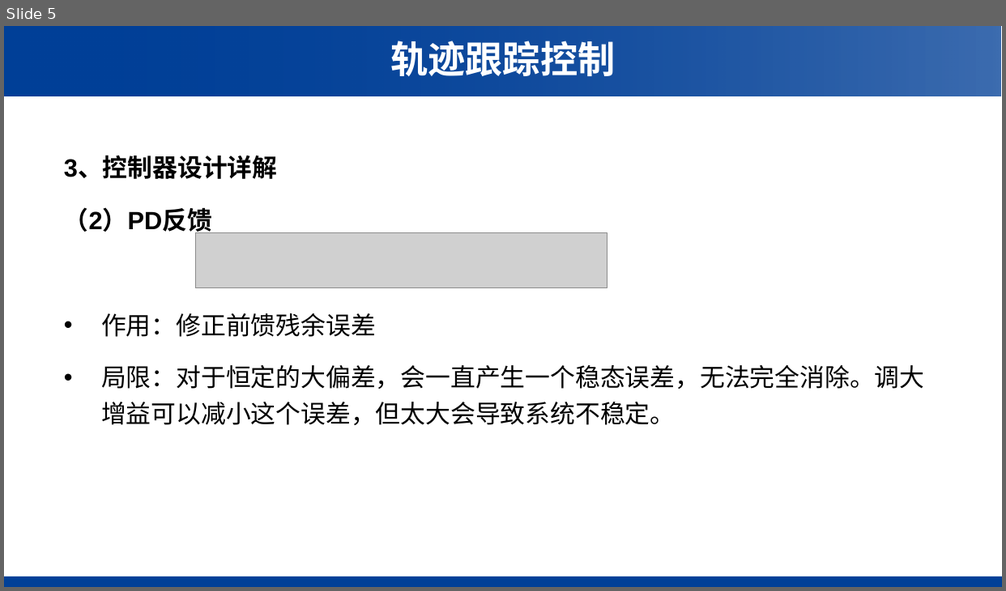
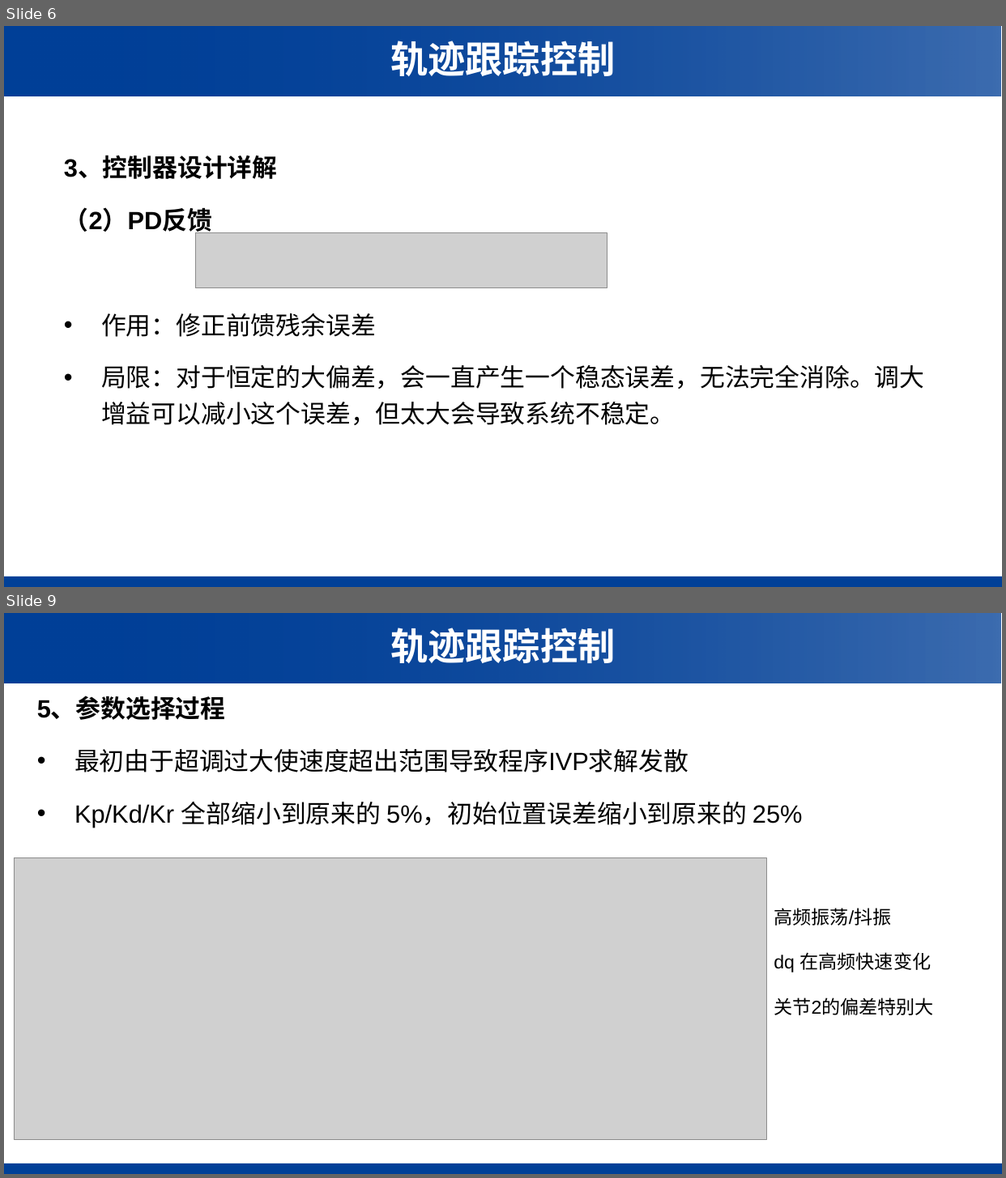
Before and after one commit to kuixuanji/NumericalAnalysis, a slide deck: 参数不准动力学建模.pptx. Shown one above the other, each under a label of ours: slide 5 before the commit, slides 6 and 9 after it; the slides between them are not shown. The pictures are 1006x591 and 1006x1178 pixels, drawn with LibreOffice and Linux fonts; fonts in the diff are those of the drawing; grey boxes stand for pictures; background and template pictures are left out. Boxes give left, top, right and bottom in pixels: in the first picture for what was removed or moved away, otherwise in the second. Text is boxed around its words. In the diff, an @@ line names an element or a change of style, - is before the commit and + after.

Commit message:
参数不准代码与ppt更新

```diff
--- a/参数不准动力学建模.pptx
+++ b/参数不准动力学建模.pptx
@@ slide 9 added at <box>4,613,1002,1174</box>, background #FFFFFF; not listed: 3 template elements that a slide beside it also shows @@
@@ text added at <box>390,628,615,663</box>, 36 pt, text #FFFFFF, bold @@
+轨迹跟踪控制
@@ text added at <box>37,697,803,827</box>, 24 pt, text #000000 @@
+5、参数选择过程
+• 最初由于超调过大使速度超出范围导致程序IVP求解发散
+• Kp/Kd/Kr 全部缩小到原来的 5%，初始位置误差缩小到原来的 25%
@@ picture added at <box>14,858,766,1140</box> @@
@@ text added at <box>774,908,934,1016</box>, 18 pt, text #000000 @@
+高频振荡/抖振
+dq 在高频快速变化
+关节2的偏差特别大
@@ what was slide 5 is now slide 6 @@
```
Also in this commit, not shown: 3 slides changed, 6 other slides added, 2 other files.
